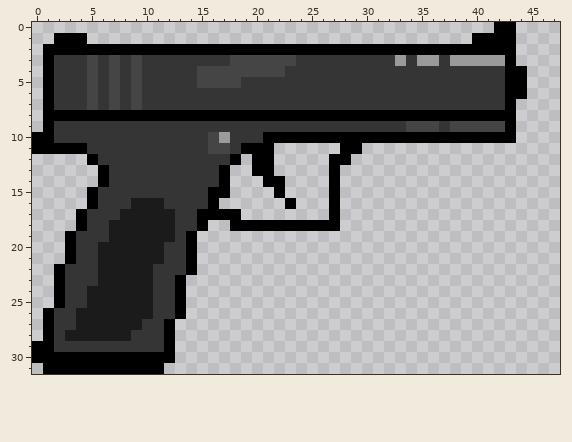
File history of a pixel-art sprite, Armory/Assets/Sprites/Weapons/Pistol/ph_gun.png. Above: the version before the commit.
The file is 48x32 pixels.
The result:
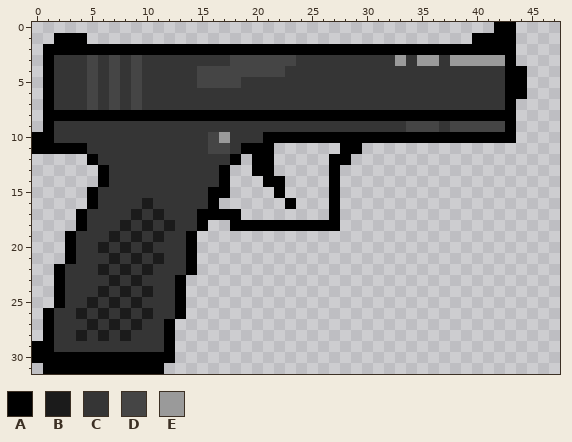
Palette (. is transparent): A #000000  B #1b1b1b  C #353535  D #454545  E #9a9a9a
Changes in this commit:
{"y":16,"x":9,"old":"B","new":"C"}
{"y":16,"x":11,"old":"B","new":"C"}
{"y":17,"x":8,"old":"B","new":"C"}
{"y":17,"x":10,"old":"B","new":"C"}
{"y":17,"x":12,"old":"B","new":"C"}
{"y":18,"x":7,"old":"B","new":"C"}
{"y":18,"x":9,"old":"B","new":"C"}
{"y":18,"x":11,"old":"B","new":"C"}
{"y":19,"x":8,"old":"B","new":"C"}
{"y":19,"x":10,"old":"B","new":"C"}
{"y":19,"x":12,"old":"B","new":"C"}
{"y":20,"x":7,"old":"B","new":"C"}
{"y":20,"x":9,"old":"B","new":"C"}
{"y":20,"x":11,"old":"B","new":"C"}
{"y":21,"x":6,"old":"B","new":"C"}
{"y":21,"x":8,"old":"B","new":"C"}
{"y":21,"x":10,"old":"B","new":"C"}
{"y":22,"x":7,"old":"B","new":"C"}
{"y":22,"x":9,"old":"B","new":"C"}
{"y":23,"x":6,"old":"B","new":"C"}
{"y":23,"x":8,"old":"B","new":"C"}
{"y":23,"x":10,"old":"B","new":"C"}
{"y":24,"x":5,"old":"B","new":"C"}
{"y":24,"x":7,"old":"B","new":"C"}
{"y":24,"x":9,"old":"B","new":"C"}
{"y":25,"x":6,"old":"B","new":"C"}
{"y":25,"x":8,"old":"B","new":"C"}
{"y":25,"x":10,"old":"B","new":"C"}
{"y":26,"x":5,"old":"B","new":"C"}
{"y":26,"x":7,"old":"B","new":"C"}
{"y":26,"x":9,"old":"B","new":"C"}
{"y":27,"x":4,"old":"B","new":"C"}
{"y":27,"x":6,"old":"B","new":"C"}
{"y":27,"x":8,"old":"B","new":"C"}
{"y":28,"x":3,"old":"B","new":"C"}
{"y":28,"x":5,"old":"B","new":"C"}
{"y":28,"x":7,"old":"B","new":"C"}
{"label":"changed","picture_box":[65,198,175,341]}
